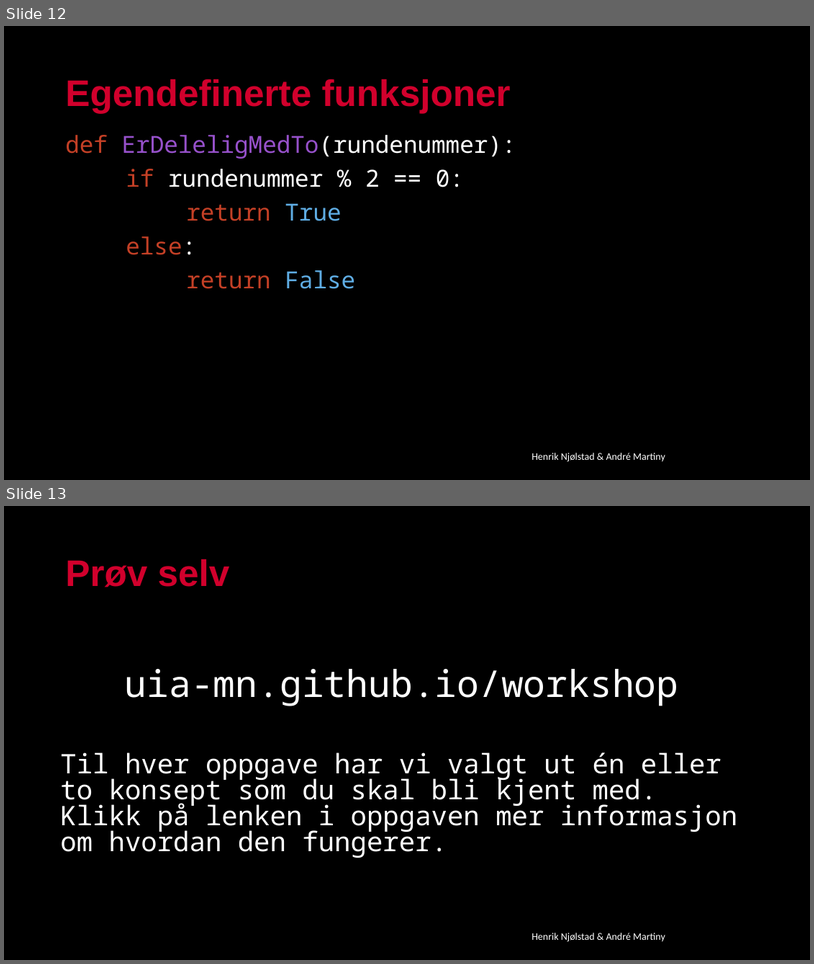
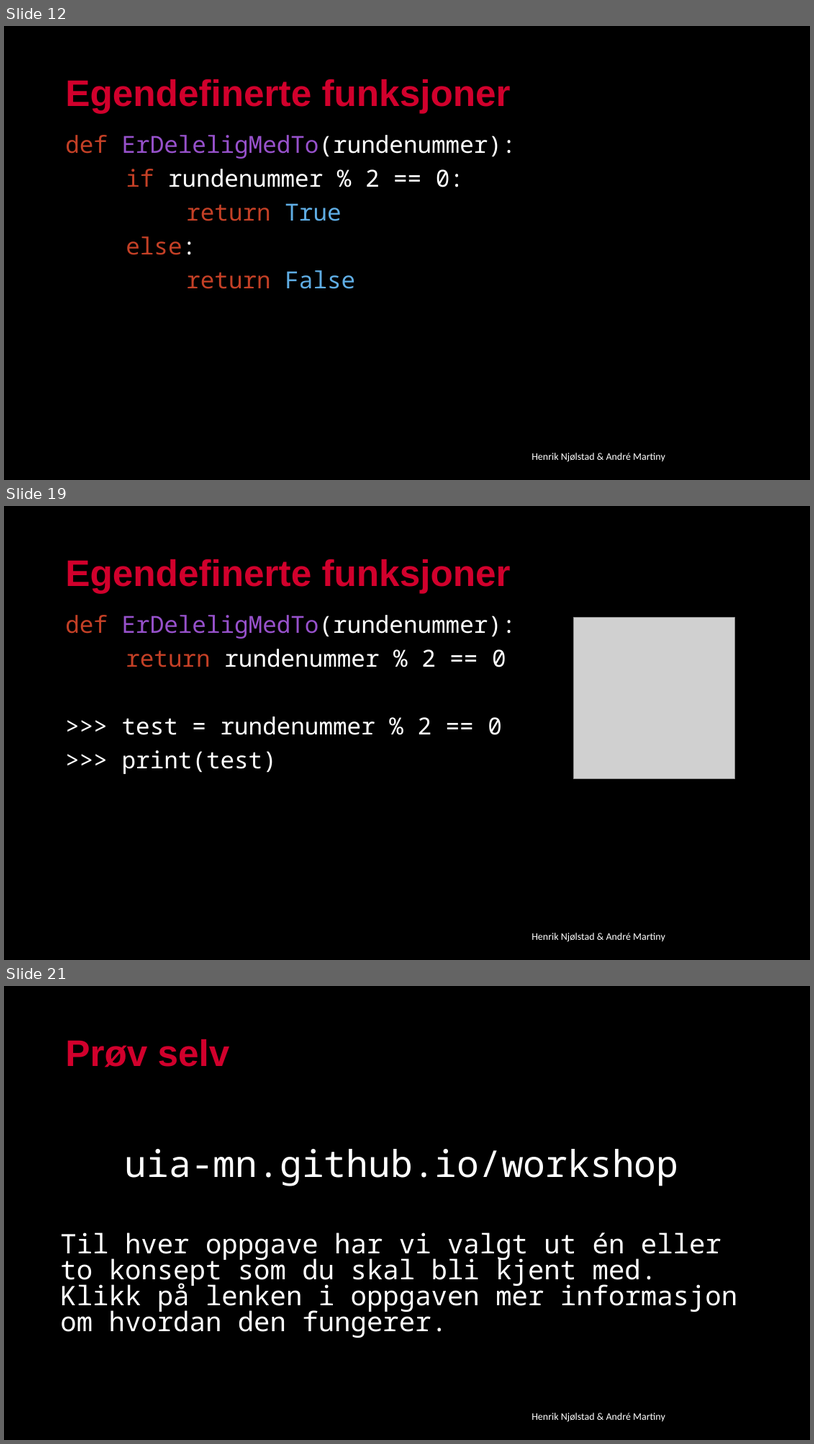
Before and after one commit to kodelaben/kodelaben.github.io, a slide deck: _drafts/Oppgaver/Workshop/Workshop_2PP.pptx. Shown one above the other, each under a label of ours: slides 12 and 13 before the commit, slides 12, 19 and 21 after it; the slides between them are not shown. The pictures are 814x964 and 814x1444 pixels, drawn with LibreOffice and Linux fonts; fonts in the diff are those of the drawing; grey boxes stand for pictures; background and template pictures are left out. Boxes give left, top, right and bottom in pixels: in the first picture for what was removed or moved away, otherwise in the second. Text is boxed around its words. In the diff, an @@ line names an element or a change of style, - is before the commit and + after.

```diff
--- a/_drafts/Oppgaver/Workshop/Workshop_2PP.pptx
+++ b/_drafts/Oppgaver/Workshop/Workshop_2PP.pptx
@@ slide 19 added at (4,506,810,960), background #000000 @@
@@ title added at (65,559,511,593), 44 pt, text #D1002C, bold @@
+Egendefinerte funksjoner
@@ text added at (65,615,517,774), 28 pt, text #FFFFFF @@
+def ErDeleligMedTo(rundenummer):
+return rundenummer % 2 == 0
+>>> test = rundenummer % 2 == 0
+>>> print(test)
@@ picture added at (574,618,736,779) @@
@@ text added at (532,932,666,942), 12 pt, text #FFFFFF @@
+Henrik Njølstad & André Martiny
@@ what was slide 13 is now slide 21 @@
```
Also in this commit, not shown: 1 slide changed, 7 other slides added.
